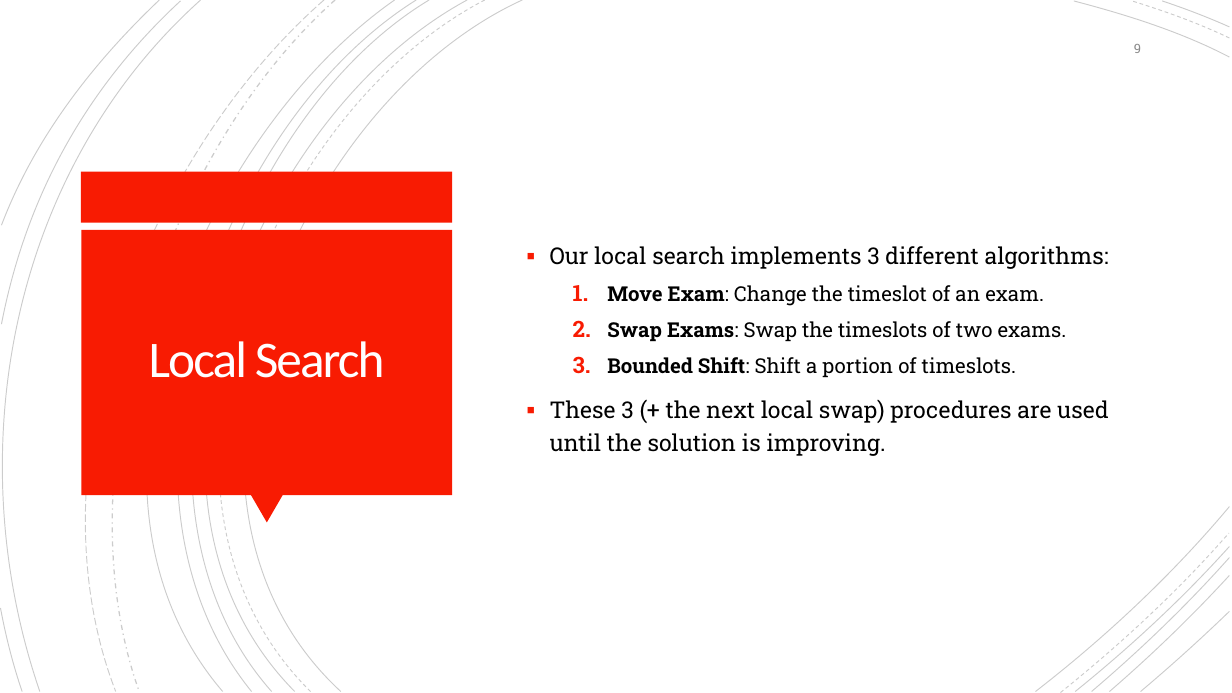
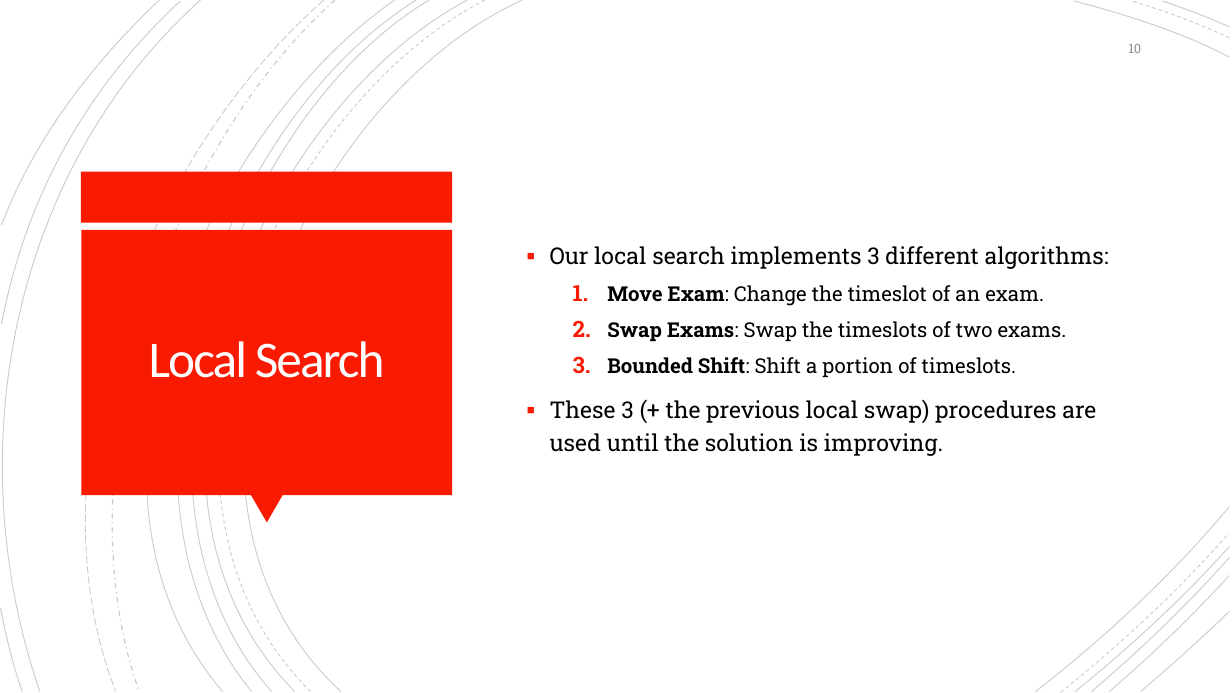
Before and after one commit to Jacopx/OMA_ExamTimeTable, a slide deck: slide 10 of PowerPoint/OMA-MZ_03-Presentation.pptx (slide 9 before the commit). Drawn at 1232x693 pixels with LibreOffice and Linux fonts; fonts in the diff are those of the drawing. Boxes give left, top, right and bottom in pixels: in the first picture for what was removed or moved away, otherwise in the second. Text is boxed around its words. In the diff, an @@ line names an element or a change of style, - is before the commit and + after.

```diff
--- a/PowerPoint/OMA-MZ_03-Presentation.pptx
+++ b/PowerPoint/OMA-MZ_03-Presentation.pptx
@@ page number at [1129, 44, 1142, 53]: text changed @@
-9
+10
@@ text at [550, 399, 1096, 456]: text changed @@
-▪ These 3 (+ the next local swap) procedures are used until the solution is improving.
+▪ These 3 (+ the previous local swap) procedures are used until the solution is improving.
```
Also in this commit, not shown: 3 other slides changed, 1 other file.
